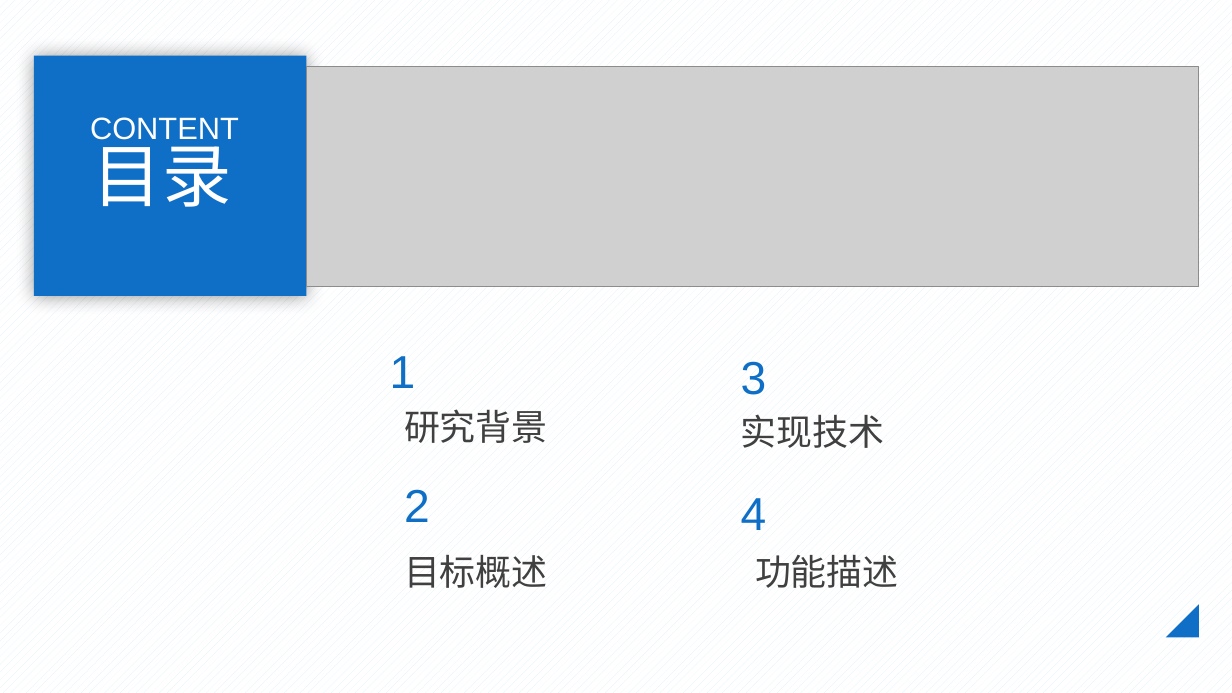
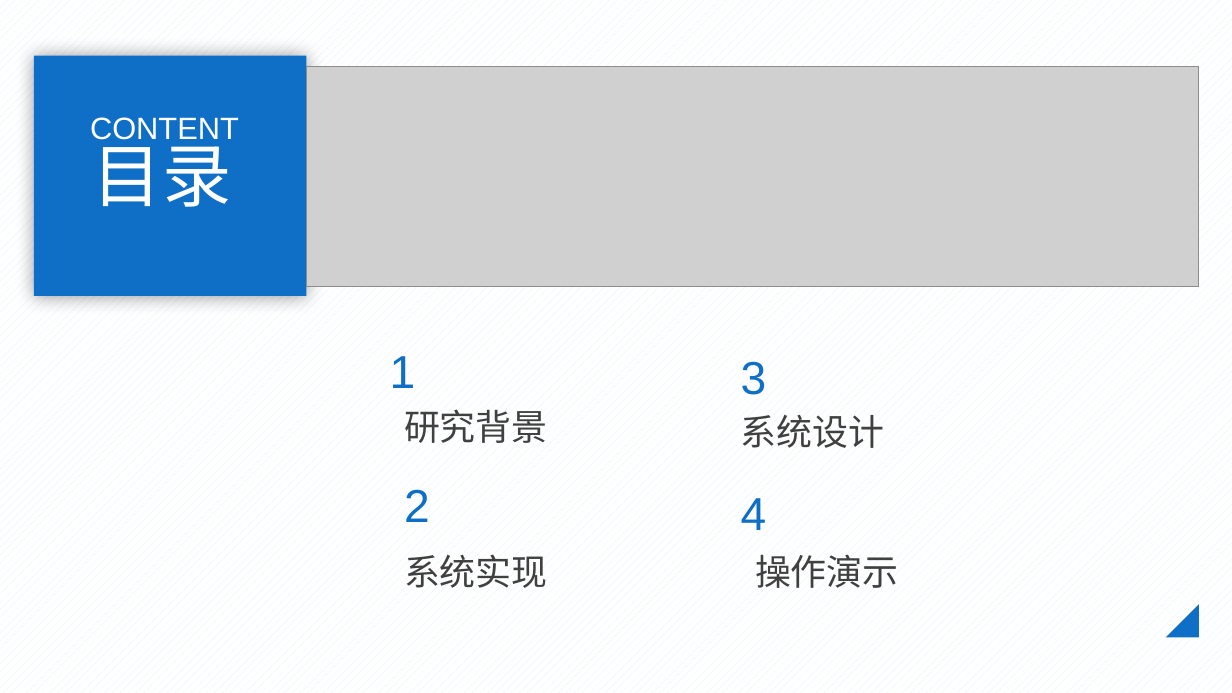
Before and after one commit to wenwudeng/MyDocument, a slide deck: slide 3 of 开题报告/宠物生活开题报告_邓文武_v1.0.pptx. Drawn at 1232x693 pixels with LibreOffice and Linux fonts; fonts in the diff are those of the drawing; grey boxes stand for pictures. Boxes give left, top, right and bottom in pixels: in the first picture for what was removed or moved away, otherwise in the second. Text is boxed around its words. In the diff, an @@ line names an element or a change of style, - is before the commit and + after.

```diff
--- a/开题报告/宠物生活开题报告_邓文武_v1.0.pptx
+++ b/开题报告/宠物生活开题报告_邓文武_v1.0.pptx
@@ text at [741,415,885,448]: text changed @@
-实现技术
+系统设计
@@ text at [404,554,548,588]: text changed @@
-目标概述
+系统实现
@@ text at [755,554,899,588]: text changed @@
-功能描述
+操作演示
```
Also in this commit, not shown: 4 other slides changed, 6 other files.
